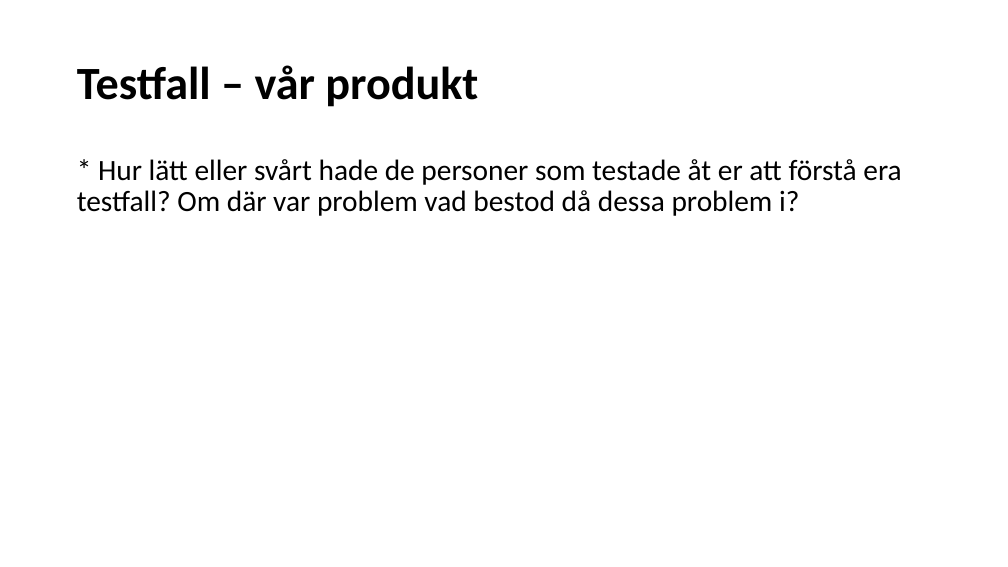
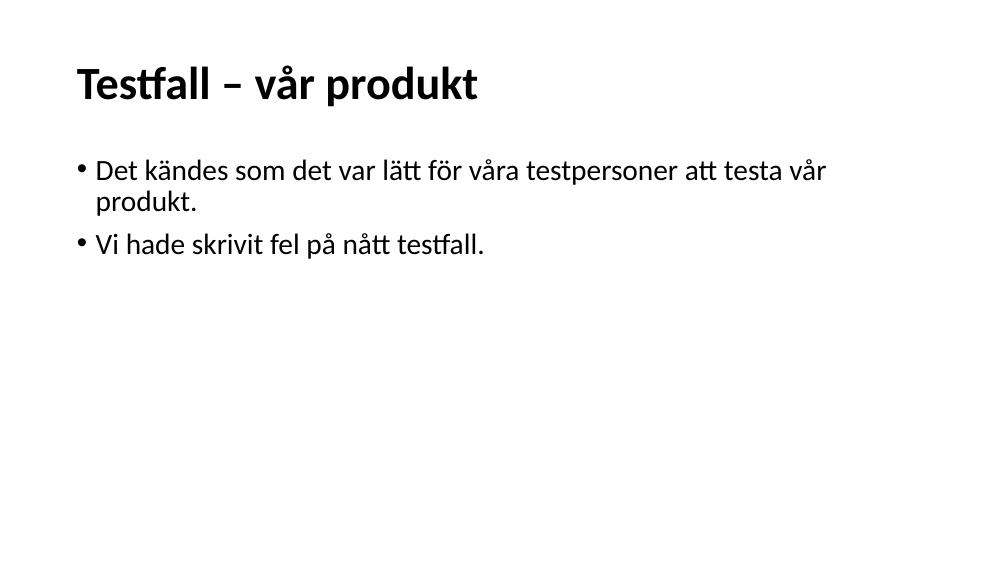
Before and after one commit to natbjo93/agilis, a slide deck: slide 5 of RS3.pptx. Drawn at 1008x567 pixels with LibreOffice and Linux fonts; fonts in the diff are those of the drawing. Boxes give left, top, right and bottom in pixels: in the first picture for what was removed or moved away, otherwise in the second. Text is boxed around its words. In the diff, an @@ line names an element or a change of style, - is before the commit and + after.

```diff
--- a/RS3.pptx
+++ b/RS3.pptx
@@ text at (96,159,826,259): text changed @@
-* Hur lätt eller svårt hade de personer som testade åt er att förstå era testfall? Om där var problem vad bestod då dessa problem i?
+• Det kändes som det var lätt för våra testpersoner att testa vår produkt.
+• Vi hade skrivit fel på nått testfall.
```
Also in this commit, not shown: 6 other slides changed.
